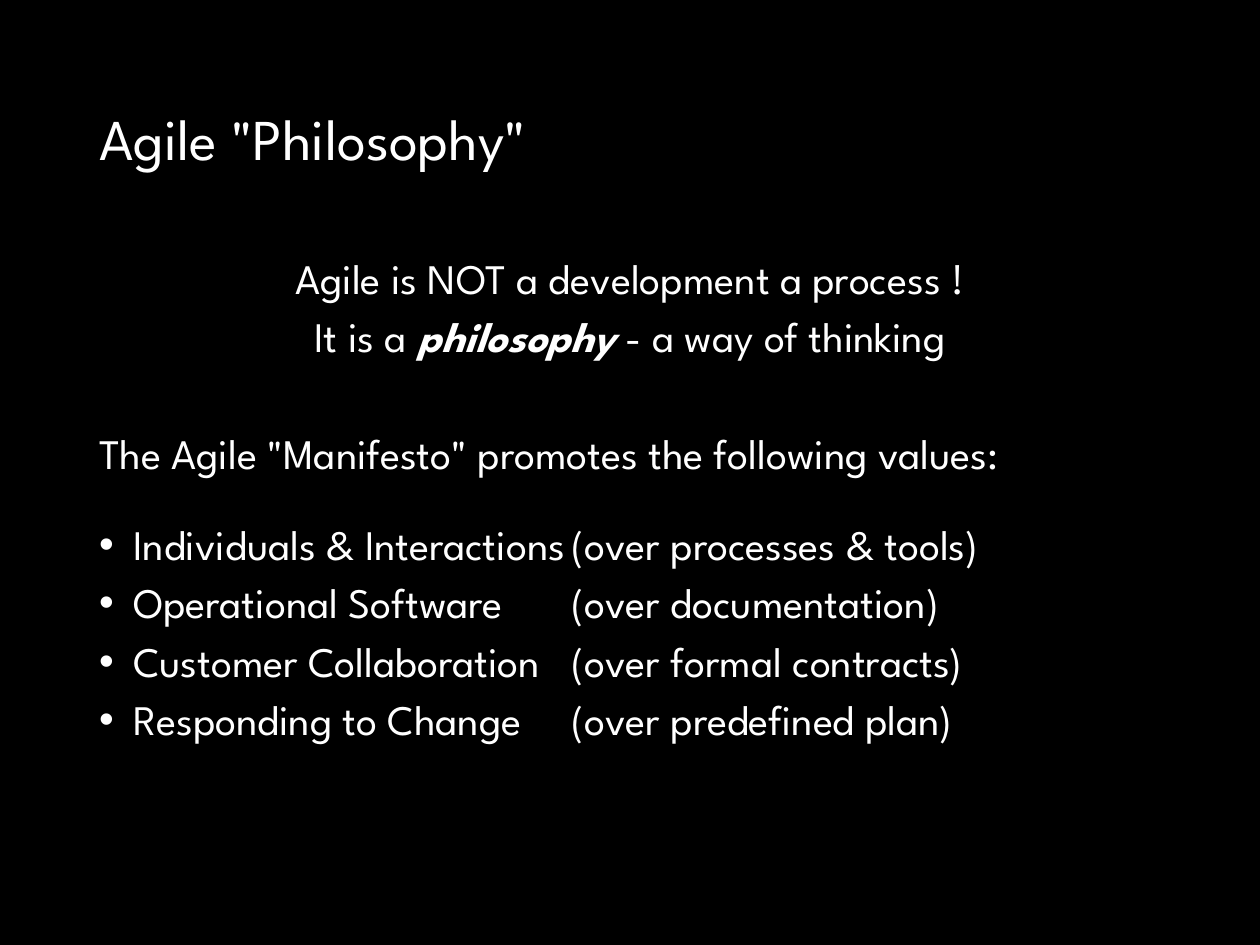
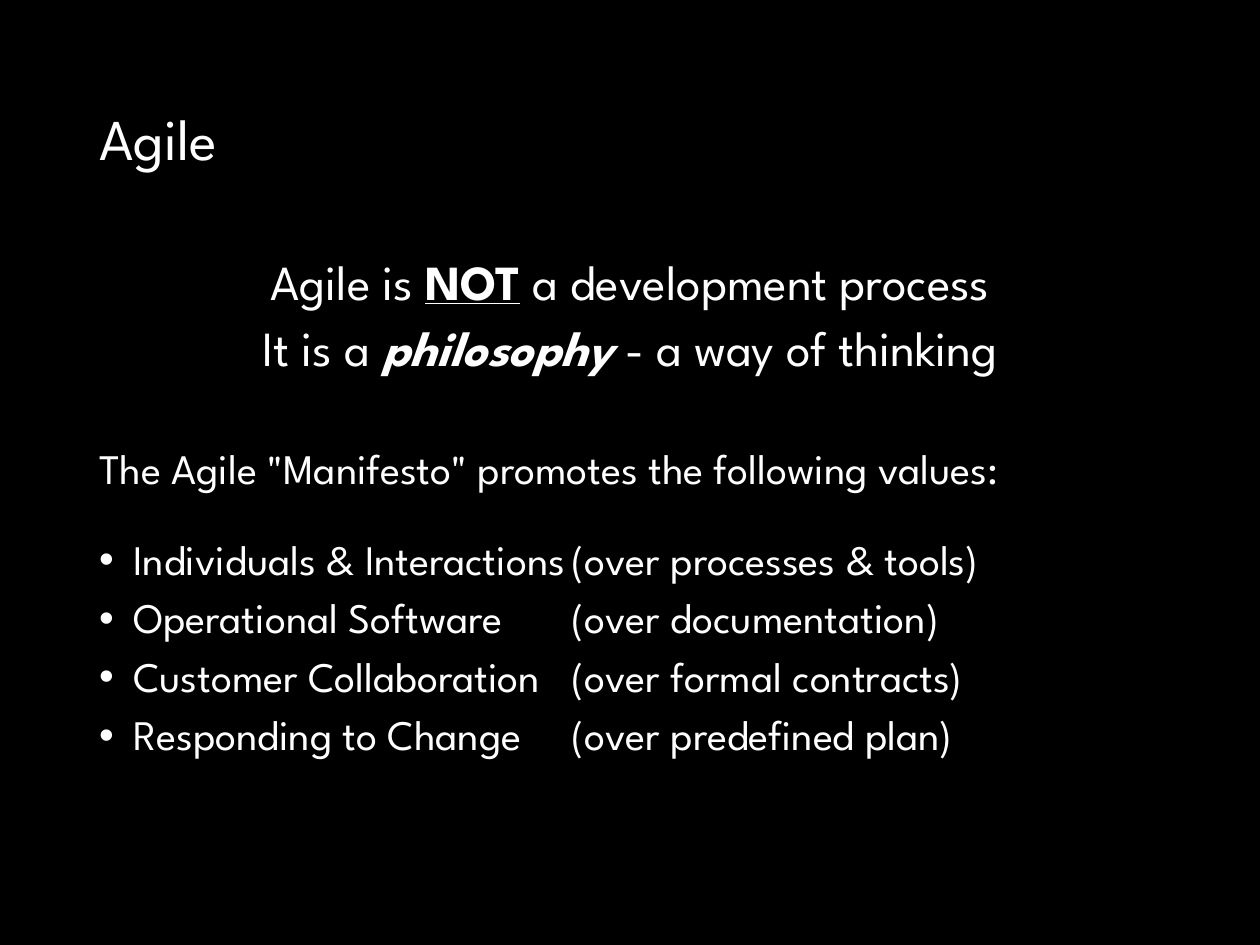
Before and after one commit to fossabot/SPE2018, a slide deck: slide 2 of Lecture Slides/04 Agile.pptx. Drawn at 1260x945 pixels with LibreOffice and Linux fonts; fonts in the diff are those of the drawing. Boxes give left, top, right and bottom in pixels: in the first picture for what was removed or moved away, otherwise in the second. Text is boxed around its words. In the diff, an @@ line names an element or a change of style, - is before the commit and + after.

```diff
--- a/Lecture Slides/04 Agile.pptx
+++ b/Lecture Slides/04 Agile.pptx
@@ title at bbox=[99, 120, 217, 173]: text changed @@
-Agile "Philosophy"
+Agile
@@ text at bbox=[271, 266, 989, 311]: text changed; size 24 to 28 pt @@
-Agile is NOT a development a process !
+Agile is NOT a development process
@@ text at bbox=[262, 331, 997, 377]: size 24 to 28 pt in "It is a philosophy - a way ..." @@
```
Also in this commit, not shown: 16 other slides changed.
